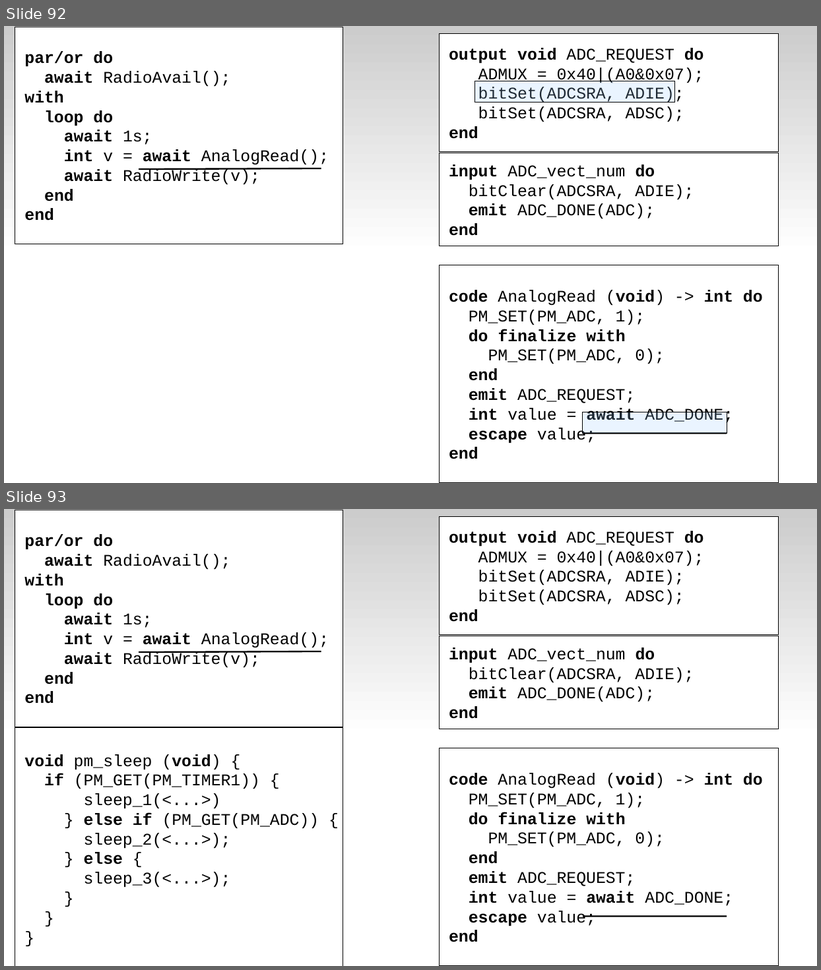
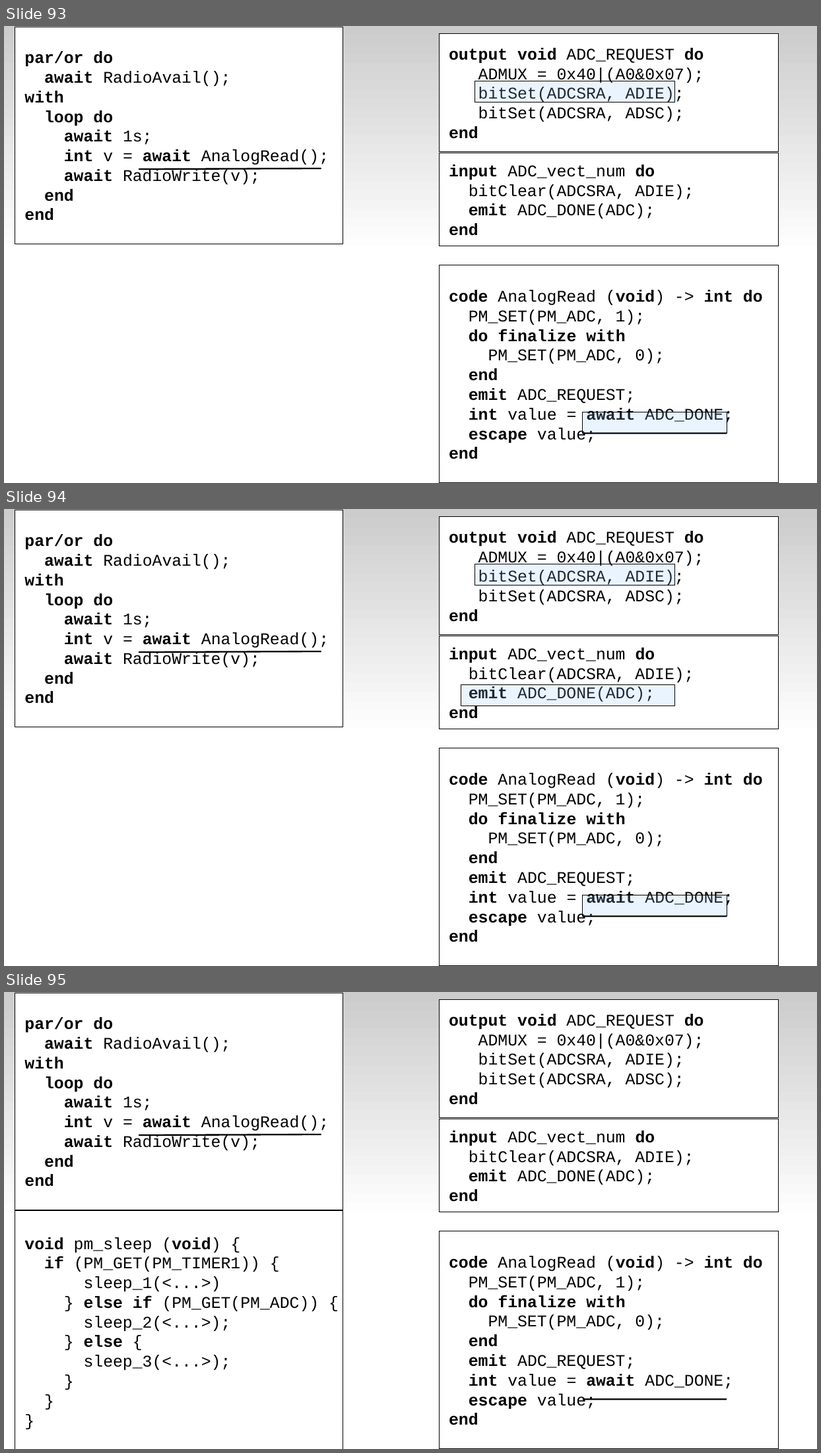
Before and after one commit to fsantanna-uerj/serrapilheira, a slide deck: LCTES/ceu-lctes-wip-expanded.odp. Shown one above the other, each under a label of ours: slides 92 and 93 before the commit, slides 93, 94 and 95 after it. The pictures are 821x970 and 821x1453 pixels, drawn with LibreOffice and Linux fonts; fonts in the diff are those of the drawing. Boxes give left, top, right and bottom in pixels: in the first picture for what was removed or moved away, otherwise in the second. Text is boxed around its words. In the diff, an @@ line names an element or a change of style, - is before the commit and + after.

```diff
--- a/LCTES/ceu-lctes-wip-expanded.odp
+++ b/LCTES/ceu-lctes-wip-expanded.odp
@@ slide 94 added at bbox=[4, 509, 817, 966], background #FFFFFF; not listed: 1 template element that a slide beside it also shows @@
@@ rectangle added at bbox=[15, 510, 343, 727], fill #FFFFFF, outline #000000 0 pt, 16 pt, text #000000, bold @@
+par/or do
+await RadioAvail();
+with
+loop do
+await 1s;
+int v = await AnalogRead();
+await RadioWrite(v);
+end
+end
@@ rectangle added at bbox=[440, 516, 779, 634], fill #FFFFFF, outline #000000 0 pt, 16 pt, text #000000 @@
+output void ADC_REQUEST do
+ADMUX = 0x40|(A0&0x07);
+bitSet(ADCSRA, ADIE);
+bitSet(ADCSRA, ADSC);
+end
@@ rectangle added at bbox=[475, 564, 675, 585], fill #99CCFF at 20% opacity, outline #000000 0 pt @@
@@ rectangle added at bbox=[440, 636, 779, 729], fill #FFFFFF, outline #000000 0 pt, 16 pt, text #000000 @@
+input ADC_vect_num do
+bitClear(ADCSRA, ADIE);
+emit ADC_DONE(ADC);
+end
@@ line added from (139, 652) to (321, 652), #000000 1.5 pt @@
@@ rectangle added at bbox=[461, 685, 675, 706], fill #99CCFF at 20% opacity, outline #000000 0 pt @@
@@ rectangle added at bbox=[440, 749, 779, 966], fill #FFFFFF, outline #000000 0 pt, 16 pt, text #000000 @@
+code AnalogRead (void) -> int do
+PM_SET(PM_ADC, 1);
+do finalize with
+PM_SET(PM_ADC, 0);
+end
+emit ADC_REQUEST;
+int value = await ADC_DONE;
+escape value;
+end
@@ rectangle added at bbox=[583, 896, 727, 916], fill #99CCFF at 20% opacity, outline #000000 0 pt @@
@@ line added from (583, 917) to (727, 917), #000000 1.5 pt @@
@@ what was slide 92 is now slide 93 @@
@@ what was slide 93 is now slide 95 @@
```
Also in this commit, not shown: 12 slides changed, 22 other slides added, 8 other files.
